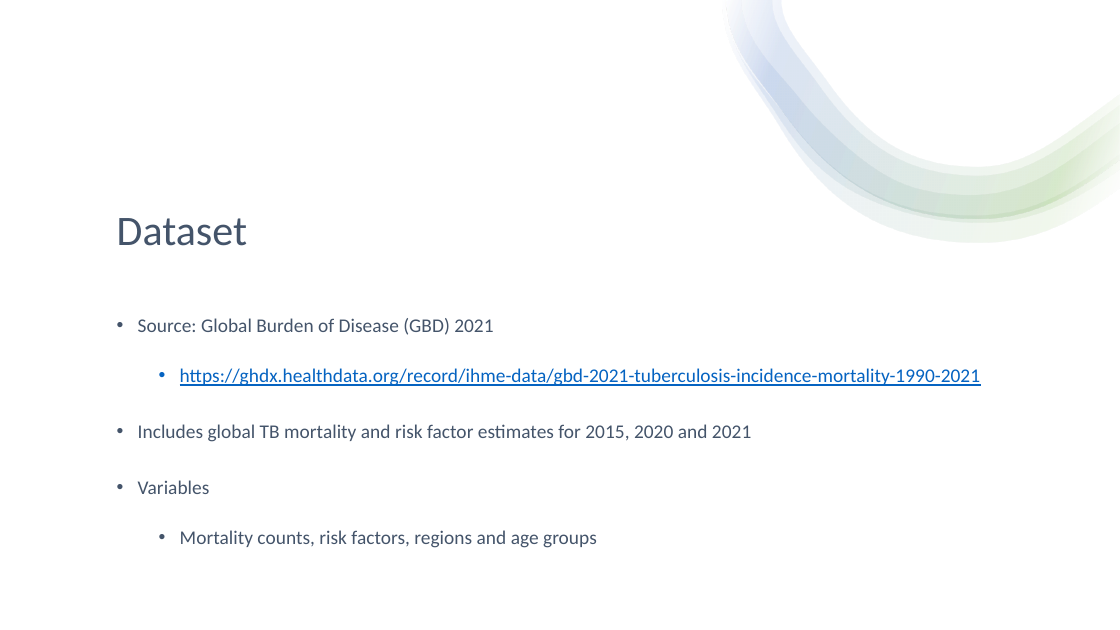
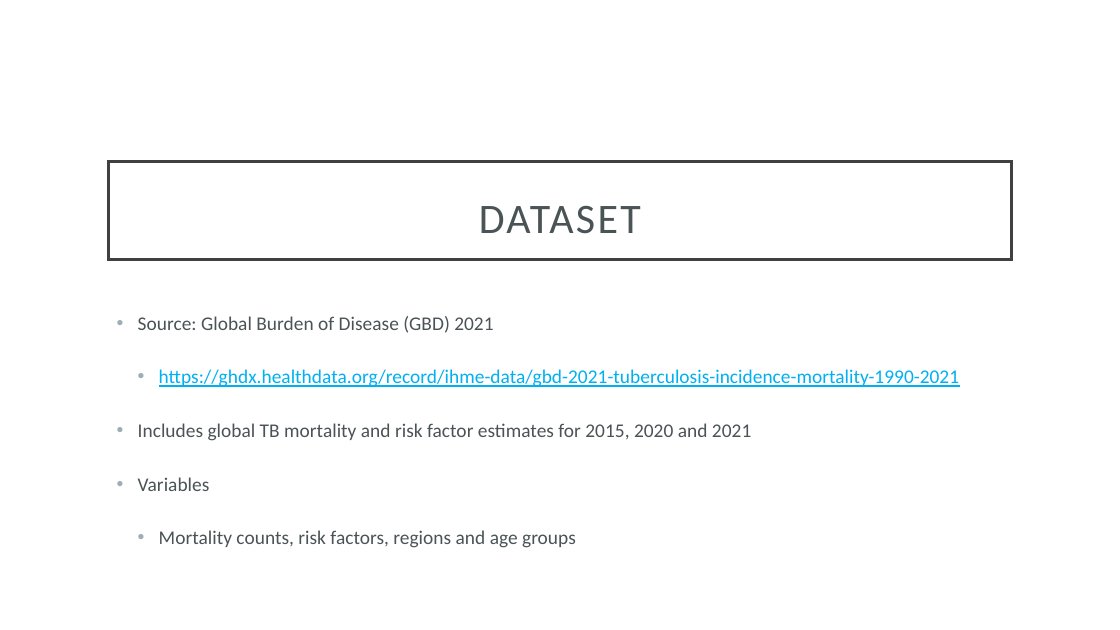
Before and after one commit to smwhikeh/HMS_520_Final_Project_TB, a slide deck: slide 5 of HMS_520_Final_Presentation_Whikehart_Naing.pptx (slide 4 before the commit). Drawn at 1120x630 pixels with LibreOffice and Linux fonts; fonts in the diff are those of the drawing. Boxes give left, top, right and bottom in pixels: in the first picture for what was removed or moved away, otherwise in the second. Text is boxed around its words. In the diff, an @@ line names an element or a change of style, - is before the commit and + after.

```diff
--- a/HMS_520_Final_Presentation_Whikehart_Naing.pptx
+++ b/HMS_520_Final_Presentation_Whikehart_Naing.pptx
@@ rectangle removed at bbox=[0, 0, 1120, 630] @@
@@ group removed at bbox=[723, 0, 1120, 243]: 4 freeform shapes @@
@@ title "DATASET": place and size @@
-title "DATASET" at bbox=[117, 218, 247, 246]
+title "DATASET" at bbox=[108, 161, 1012, 260]
@@ title "DATASET" at bbox=[108, 161, 1012, 260]: fill none to #FFFFFF; outline none to #404040 2.5 pt @@
@@ title at bbox=[479, 206, 641, 234]: text changed; text colour #44546A to #4A5356 @@
-Dataset
+DATASET
@@ text "Source: Global Burden of Disease ..." at bbox=[138, 316, 959, 548]: text colour #44546A to #4A5356 in "Source: Global Burden of Disease (GBD) 2021", "Includes global TB mortality and risk factor ...", "Variables", "Mortality counts, risk factors, regions and age ..."; text colour #0563C1 to #00B0F0 in "https://ghdx.healthdata.org/record/ihme-data/gbd-2021-tuberc ..."; line spacing 1.9 to 1.8; indent changed; more space between paragraphs @@
```
Also in this commit, not shown: 16 other slides changed, 2 slides added, 1 slide removed, 5 other files.
